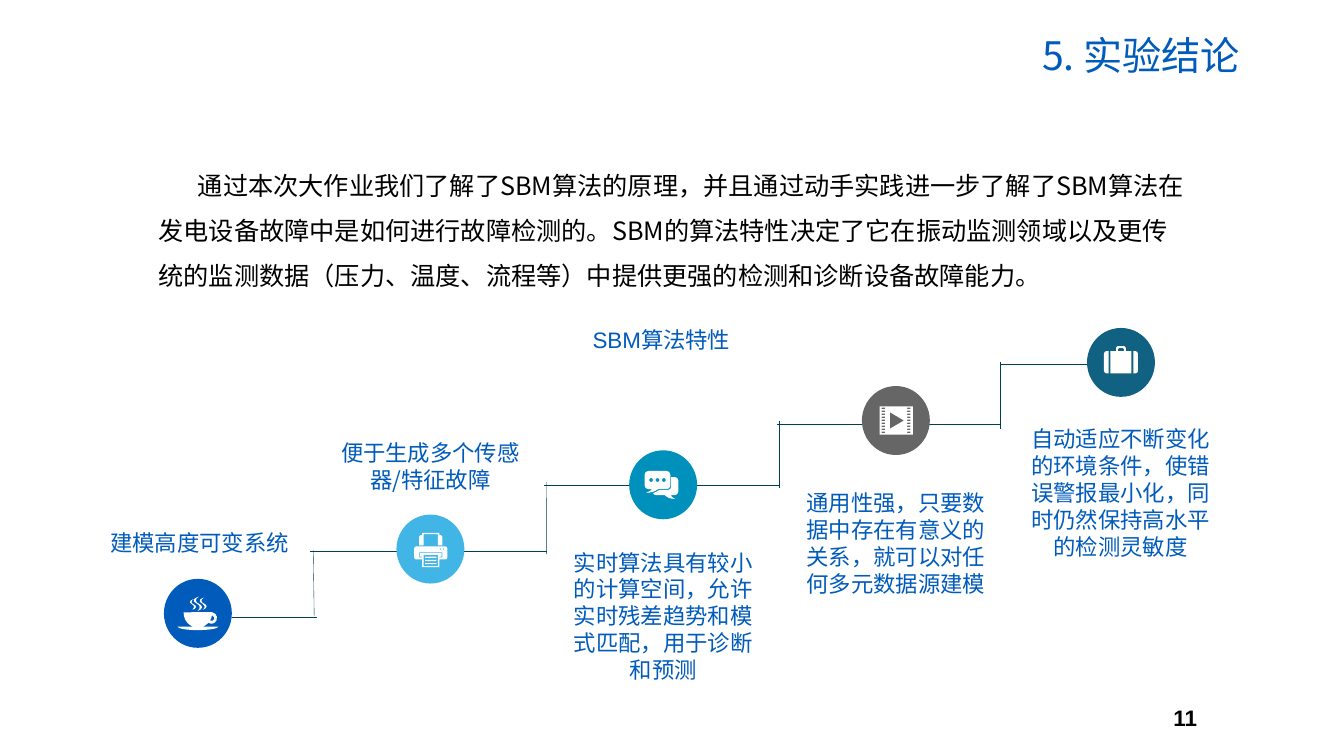
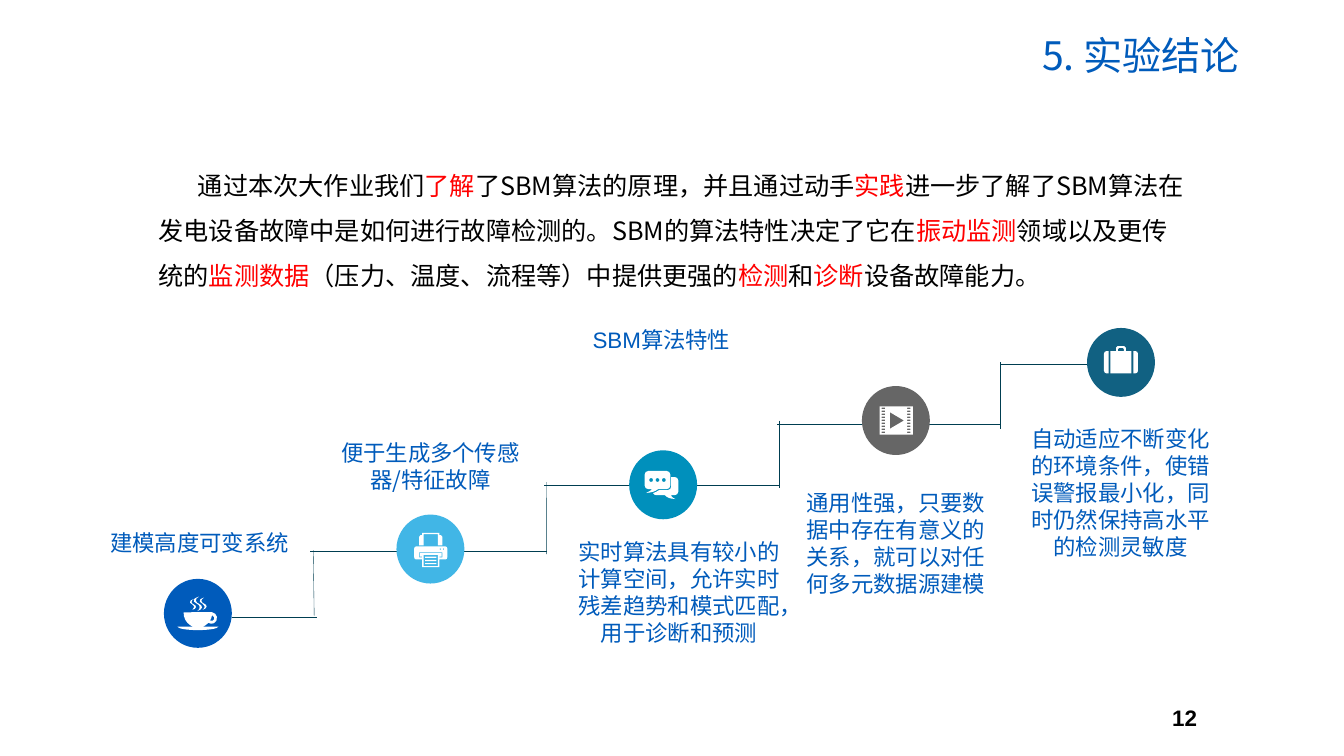
Before and after one commit to MMMMMz/SBM, a slide deck: slide 12 of SBM大作业汇报.pptx (slide 11 before the commit). Drawn at 1344x756 pixels with LibreOffice and Linux fonts; fonts in the diff are those of the drawing; background and template pictures are left out. Boxes give left, top, right and bottom in pixels: in the first picture for what was removed or moved away, otherwise in the second. Text is boxed around its words. In the diff, an @@ line names an element or a change of style, - is before the commit and + after.

```diff
--- a/SBM大作业汇报.pptx
+++ b/SBM大作业汇报.pptx
@@ text "通过本次大作业我们了解了SBM算法的原理，并且通过动手实践进一步了解了SBM算法在发电设备故障中是如何进行故障检测的。S ..." at bbox=[158, 173, 1184, 288]: text colour #000000 to #FF0000 in "通过本次大作业我们了解了SBM算法的原理，并且通过动手实践进一步了解了SBM算法在发电设备故障中是如何进行故障检测的。S ..." @@
@@ text "实时算法具有较小的计算空间，允许实时残差趋势和模式匹配，用于诊断和预测" rewrapped from bbox=[574, 552, 753, 680] to bbox=[579, 541, 802, 643] @@
@@ page number at bbox=[1172, 710, 1197, 726]: text changed @@
-11
+12
```
Also in this commit, not shown: 10 other slides changed, 1 slide added, 3 other files.
